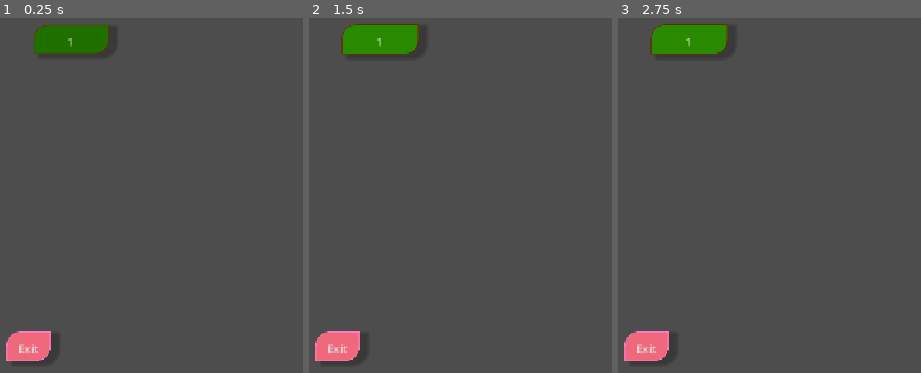
Above: before the commit, frames 1-3 (left to right).
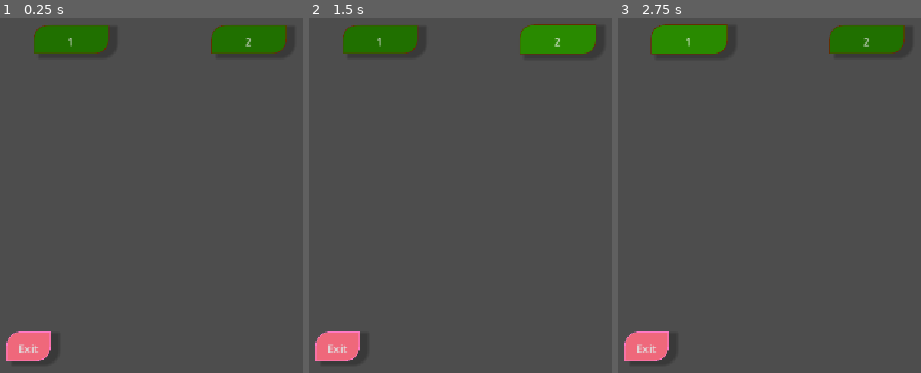
Above: after the commit, the same moments.

Repository: PeanutPiglet/SlimeTiming
Game: Godot game, scene res://levels/menus/level_select_screen.tscn
Same seed, same stepped clock (60 frames per second), same inputs: the game is played once before the commit and once after it. This scene is started directly instead of the project's main scene.
Inputs:
- Up to frame 1 (0.25 s): no input
- Up to frame 2 (1.5 s): click "1" at 0.5 s; click "1" (after the commit: "2") at 1.25 s
- Up to frame 3 (2.75 s): click "1" at 2 s

The runs differ from the first frame. In frame 1, 2.0% of the frame differs, in the area x 69-95%, y 1-11%; in frame 2, 4.3%, in the area x 10-96%, y 1-11%; in frame 3, 2.0%.
Error in both runs: Invalid access to property or key 'current_level' on a base object of type 'Node2D (level_select_screen.gd)'. (res://scripts/level_completed.gd:9)

Commit message:
fix: update current_level with direct calls

Diff:
--- a/levels/menus/level_select_screen.gd
+++ b/levels/menus/level_select_screen.gd
@@ -7,7 +7,7 @@
 		var node = str(i)
 		get_node(node).set_visible(false)
 
-	for i in range (1, LevelCompleted.furthest+1):
+	for i in range (1, LevelCompleted.furthest + 1 + 1):
 		var node = str(i)
 		if(i!=21):
 			get_node(node).set_visible(true)
@@ -22,4 +22,4 @@
 		get_tree().change_scene_to_file("res://scenes/menus/main.tscn")
 func _on_start_pressed(name):
 	var file = ("res://levels/level"+ str(name)+ ".tscn")
-	get_tree().current_scene.load_level(file)
+	get_tree().current_scene.load_level(file, int(name))
--- a/scripts/level_host.gd
+++ b/scripts/level_host.gd
@@ -45,7 +45,7 @@
 		active_level.beat()
 
 
-func load_level(level_path: String):
+func load_level(level_path: String, new_level_id: int = -1):
 	if level_selector:
 		level_selector.queue_free()
 
@@ -69,6 +69,8 @@
 	active_level.win_host_callback = $Popup.activate
 	active_level.restart_callback = restart_level
 
+	if new_level_id >= 0:
+		current_level = new_level_id
 	add_child(active_level)
 
 func restart_level():
